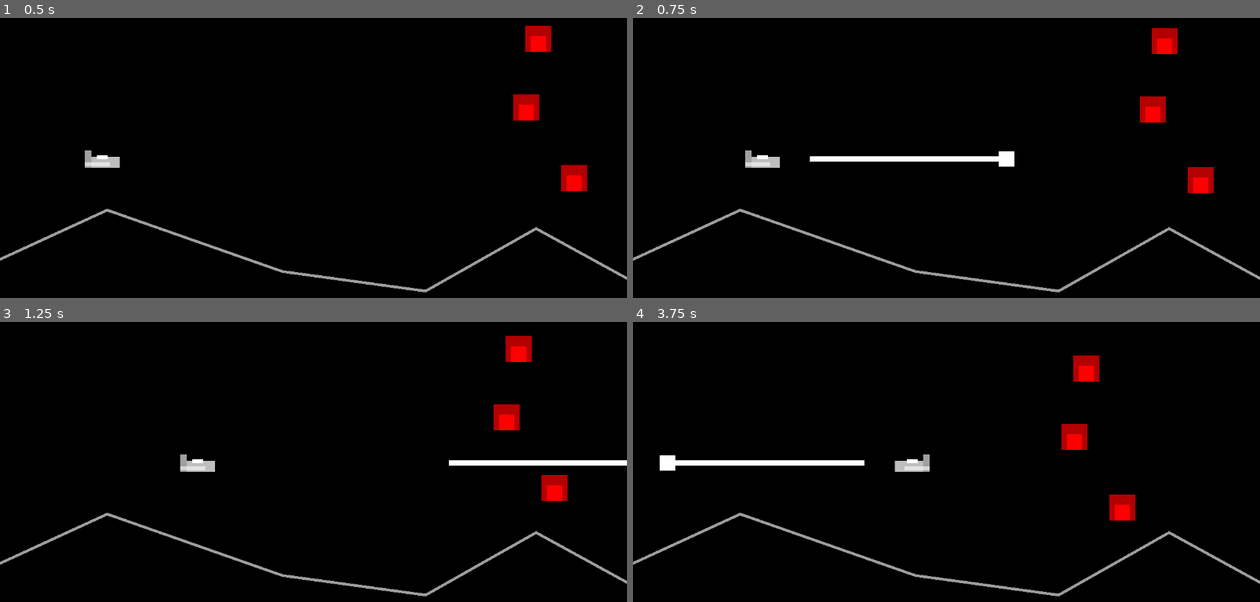
Above: before the commit, frames 1-4 (two rows, left to right).
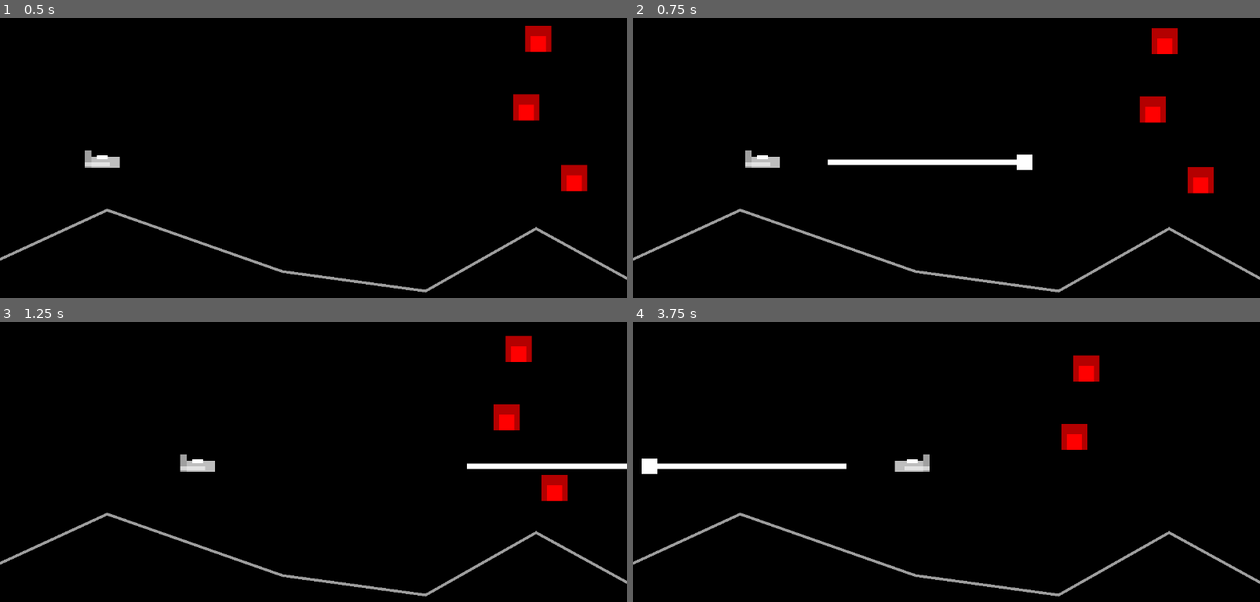
Above: after the commit, the same moments.

Repository: Toxe/godot-defender-clone
Game: Godot game, scene res://scenes/levels/main.tscn
Same seed, same stepped clock (60 frames per second), same inputs: the game is played once before the commit and once after it.
Inputs:
- Up to frame 1 (0.5 s): no input
- Up to frame 2 (0.75 s): hold Right (move_right) from 0.53 s (still down); tap Space (fire) at 0.6 s
- Up to frame 3 (1.25 s): keep holding Right (move_right)
- Up to frame 4 (3.75 s): release Right (move_right) at 1.28 s; hold Down (move_down) 1.28-2.03 s; tap Space (fire) every 0.75 s from 1.35 to 3.6 s; hold Right (move_right) 2.03-2.78 s; hold Up (move_up) 2.78-3.53 s; hold Left (move_left) from 3.53 s (still down)

Frame 1 is identical in both runs. In frame 2, 1.1% of the frame differs, in the area x 28-64%, y 47-55%; in frame 3, 0.8%; in frame 4, 1.5%, in the area x 1-81%, y 47-72%.

Commit message:
Define a laser spawn point

Diff:
--- a/G01_Defender/scenes/player/player.gd
+++ b/G01_Defender/scenes/player/player.gd
@@ -19,7 +19,7 @@
 
 func fire_laser():
     var laser = laser_scene.instantiate()
-    laser.setup(global_position, get_horizontal_orientation())
+    laser.setup($LaserSpawnPoint.global_position, get_horizontal_orientation())
     get_parent().add_child(laser)
 
 
--- a/G01_Defender/scenes/player/player.tscn
+++ b/G01_Defender/scenes/player/player.tscn
@@ -69,4 +69,7 @@
 grow_horizontal = 2
 grow_vertical = 2
 
+[node name="LaserSpawnPoint" type="Marker2D" parent="."]
+position = Vector2(33, 6)
+
 [connection signal="area_entered" from="." to="." method="_on_area_entered"]
